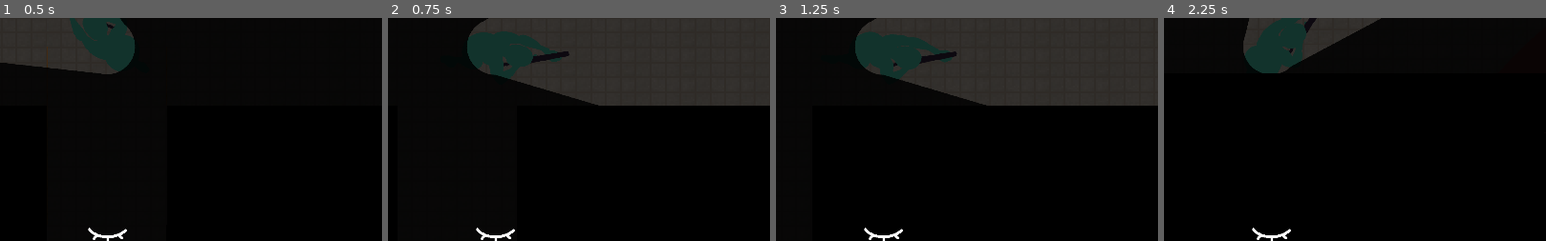
Above: before the commit, frames 1-4 (left to right).
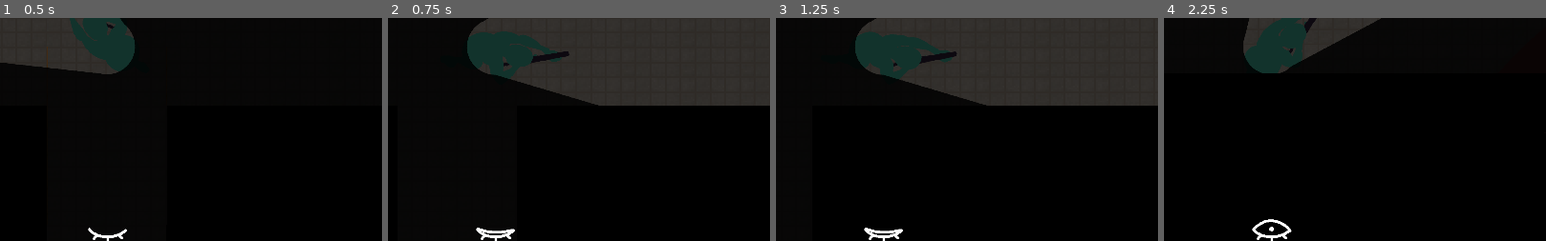
Above: after the commit, the same moments.

Repository: ZeeHatcher/project-vlastos
Game: Godot game, scene res://scenes/main.tscn
Same seed, same stepped clock (60 frames per second), same inputs: the game is played once before the commit and once after it.
Inputs (mouse positions are % of the whole screen's width and height, from its top left):
- Up to frame 1 (0.5 s): no input
- Up to frame 2 (0.75 s): tap Enter at 0.5 s; move the mouse to (72, 45) at 0.52 s; press the mouse at (72, 45) at 0.53 s; hold D (right) from 0.53 s (still down)
- Up to frame 3 (1.25 s): keep holding D (right)
- Up to frame 4 (2.25 s): tap Space at 1.25 s; move the mouse to (30, 55) at 1.27 s; release D (right) at 1.28 s; release the mouse at (30, 55) at 1.28 s; hold S (down) 1.28-2.03 s; click (30, 55) at 1.35 s; tap Enter at 2 s; move the mouse to (60, 28) at 2.02 s; press the mouse at (60, 28) at 2.03 s; hold D (right) from 2.03 s (still down)
The pictures show only the part of the screen within x 36-86%, y 44-94%; the shares and areas given below are measured in that part.

Frame 1 is identical in both runs. In frame 2, 0.1% of the frame differs, in the area x 23-33%, y 94-97%; in frame 3, 0.1%; in frame 4, 0.2%, in the area x 23-34%, y 90-97%.

Commit message:
increase eye with awareness

Diff:
--- a/scenes/main.gd
+++ b/scenes/main.gd
@@ -93,6 +93,7 @@
 		e.hear_gunshot()
 
 	increase_awareness()
+	_eyes.increase()
 
 
 func increase_awareness():
